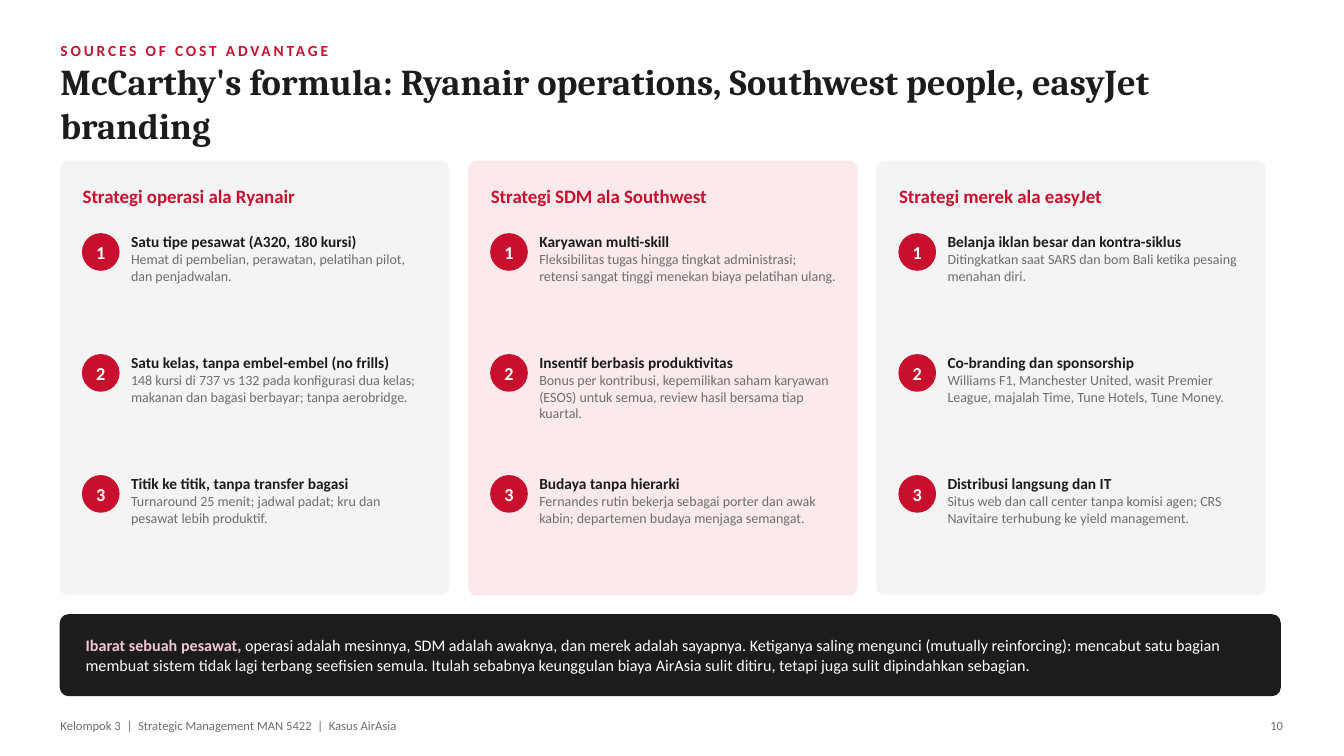
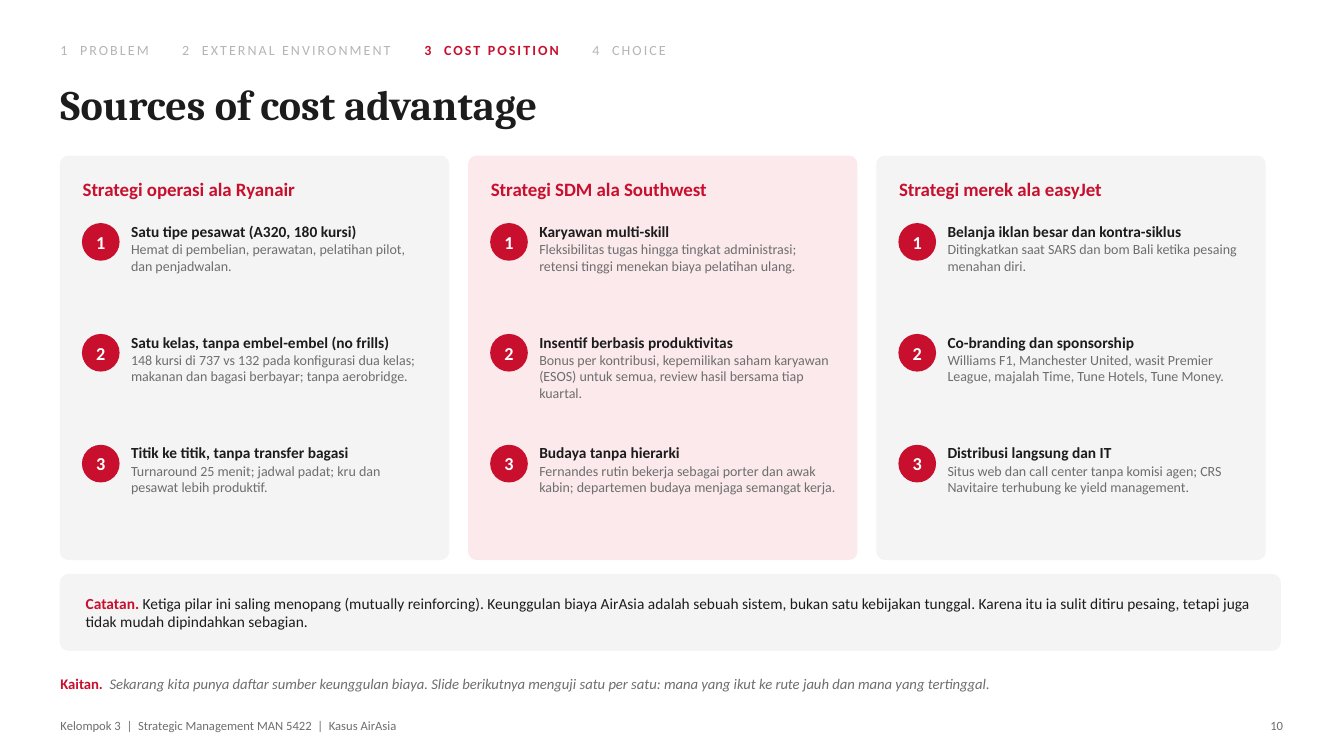
Before and after one commit to aslihabnuri/Dom-Manipulation, a slide deck: slide 10 of strategic-management/airasia-case/SMJKT_Group 3_Aslih_Case AirAsia.pptx. Drawn at 1344x756 pixels with LibreOffice and Linux fonts; fonts in the diff are those of the drawing. Boxes give left, top, right and bottom in pixels: in the first picture for what was removed or moved away, otherwise in the second. Text is boxed around its words. In the diff, an @@ line names an element or a change of style, - is before the commit and + after.

```diff
--- a/strategic-management/airasia-case/SMJKT_Group 3_Aslih_Case AirAsia.pptx
+++ b/strategic-management/airasia-case/SMJKT_Group 3_Aslih_Case AirAsia.pptx
@@ text added at (60,46,666,55), 10 pt, text #B5B5B5 @@
+1 PROBLEM 2 EXTERNAL ENVIRONMENT 3 COST POSITION 4 CHOICE
@@ text removed at (60,69,1149,147) @@
-McCarthy's formula: Ryanair operations, Southwest people, easyJet branding
@@ text at (60,90,537,130): text changed; size 11 to 30 pt; font Calibri to Cambria; text colour #C8102E to #1C1C1C @@
-SOURCES OF COST ADVANTAGE
+Sources of cost advantage
@@ rounded rectangle: place and size @@
-rounded rectangle at (60,161,449,595)
+rounded rectangle at (60,156,449,560)
@@ rounded rectangle: place and size @@
-rounded rectangle at (469,161,857,595)
+rounded rectangle at (469,156,857,560)
@@ rounded rectangle: place and size @@
-rounded rectangle at (877,161,1265,595)
+rounded rectangle at (877,156,1265,560)
@@ 3 texts: place and size @@
-3 texts at (83,189,1102,207)
+3 texts at (83,182,1102,200)
@@ text "Satu tipe pesawat (A320, 180 ...": place and size @@
-text "Satu tipe pesawat (A320, 180 ..." at (131,236,405,284)
+text "Satu tipe pesawat (A320, 180 ..." at (131,226,405,274)
@@ text "Karyawan multi-skill": place and size @@
-text "Karyawan multi-skill" at (539,236,836,284)
+text "Karyawan multi-skill" at (539,226,796,274)
@@ 3 texts, 3 ellipses: place and size @@
-3 texts, 3 ellipses at (83,234,936,270)
+3 texts, 3 ellipses at (83,224,936,260)
@@ text "Belanja iklan besar dan kontra-siklus": place and size @@
-text "Belanja iklan besar dan kontra-siklus" at (948,236,1237,281)
+text "Belanja iklan besar dan kontra-siklus" at (948,226,1237,271)
@@ text at (539,244,796,274): text changed @@
-Fleksibilitas tugas hingga tingkat administrasi; retensi sangat tinggi menekan biaya pelatihan ulang.
+Fleksibilitas tugas hingga tingkat administrasi; retensi tinggi menekan biaya pelatihan ulang.
@@ text "Satu kelas, tanpa embel-embel (no ...": place and size @@
-text "Satu kelas, tanpa embel-embel (no ..." at (131,356,415,405)
+text "Satu kelas, tanpa embel-embel (no ..." at (131,336,415,384)
@@ 3 texts, 3 ellipses: place and size @@
-3 texts, 3 ellipses at (83,355,936,391)
+3 texts, 3 ellipses at (83,335,936,371)
@@ text "Insentif berbasis produktivitas": place and size @@
-text "Insentif berbasis produktivitas" at (539,357,828,418)
+text "Insentif berbasis produktivitas" at (539,337,828,398)
@@ text "Co-branding dan sponsorship": place and size @@
-text "Co-branding dan sponsorship" at (948,357,1224,405)
+text "Co-branding dan sponsorship" at (948,337,1224,384)
@@ text "Titik ke titik, tanpa transfer ...": place and size @@
-text "Titik ke titik, tanpa transfer ..." at (131,478,380,525)
+text "Titik ke titik, tanpa transfer ..." at (131,447,380,494)
@@ 3 texts, 3 ellipses: place and size @@
-3 texts, 3 ellipses at (83,476,936,512)
+3 texts, 3 ellipses at (83,446,936,482)
@@ text "Budaya tanpa hierarki": place and size @@
-text "Budaya tanpa hierarki" at (539,478,815,526)
+text "Budaya tanpa hierarki" at (539,447,835,495)
@@ text "Distribusi langsung dan IT": place and size @@
-text "Distribusi langsung dan IT" at (948,478,1221,526)
+text "Distribusi langsung dan IT" at (948,447,1221,495)
@@ text at (539,466,835,495): text changed @@
-Fernandes rutin bekerja sebagai porter dan awak kabin; departemen budaya menjaga semangat.
+Fernandes rutin bekerja sebagai porter dan awak kabin; departemen budaya menjaga semangat kerja.
@@ rounded rectangle: place and size @@
-rounded rectangle at (60,615,1280,696)
+rounded rectangle at (60,575,1280,650)
@@ rounded rectangle at (60,575,1280,650): fill #1C1C1C to #F4F4F4; outline #1C1C1C 1 pt to #F4F4F4 1 pt; proportions changed @@
@@ text at (86,598,1249,630): text changed; size 11.5 to 11 pt; text colour #FFFFFF to #1C1C1C @@
-Ibarat sebuah pesawat, operasi adalah mesinnya, SDM adalah awaknya, dan merek adalah sayapnya. Ketiganya saling mengunci (mutually reinforcing): mencabut satu bagian membuat sistem tidak lagi terbang seefisien semula. Itulah sebabnya keunggulan biaya AirAsia sulit ditiru, tetapi juga sulit dipindahkan sebagian.
+Catatan. Ketiga pilar ini saling menopang (mutually reinforcing). Keunggulan biaya AirAsia adalah sebuah sistem, bukan satu kebijakan tunggal. Karena itu ia sulit ditiru pesaing, tetapi juga tidak mudah dipindahkan sebagian.
@@ text added at (60,679,990,692), 10.5 pt, text #6E6E6E, italic @@
+Kaitan. Sekarang kita punya daftar sumber keunggulan biaya. Slide berikutnya menguji satu per satu: mana yang ikut ke rute jauh dan mana yang tertinggal.
```
Also in this commit, not shown: 15 other slides changed, 1 slide added, 1 slide removed, 2 other files.
